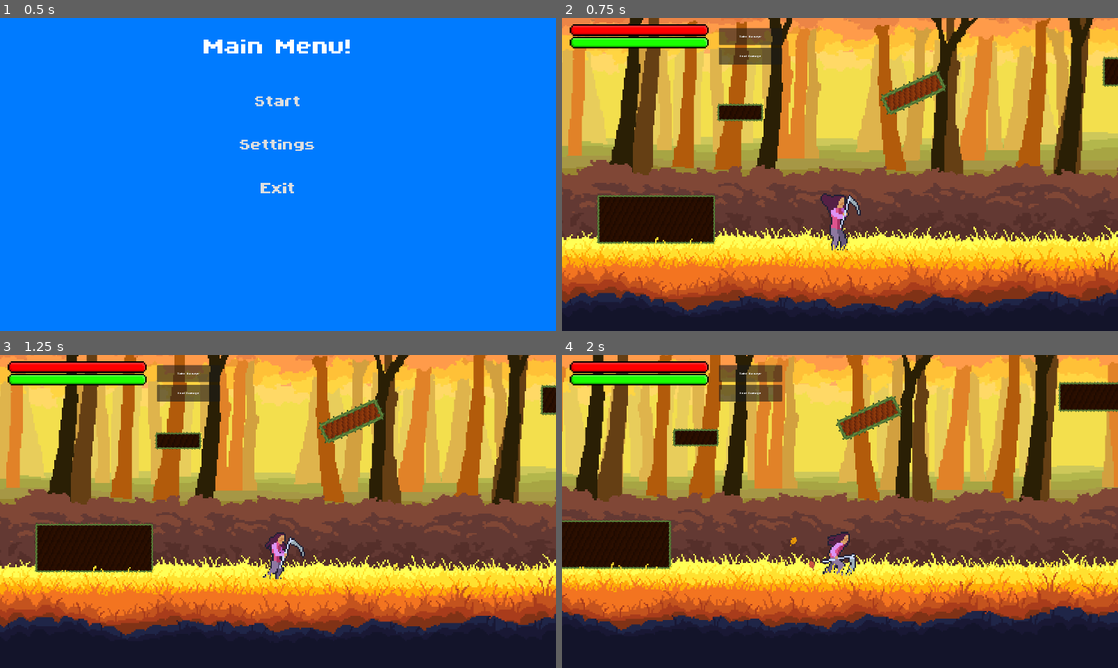
Above: before the commit, frames 1-4 (two rows, left to right).
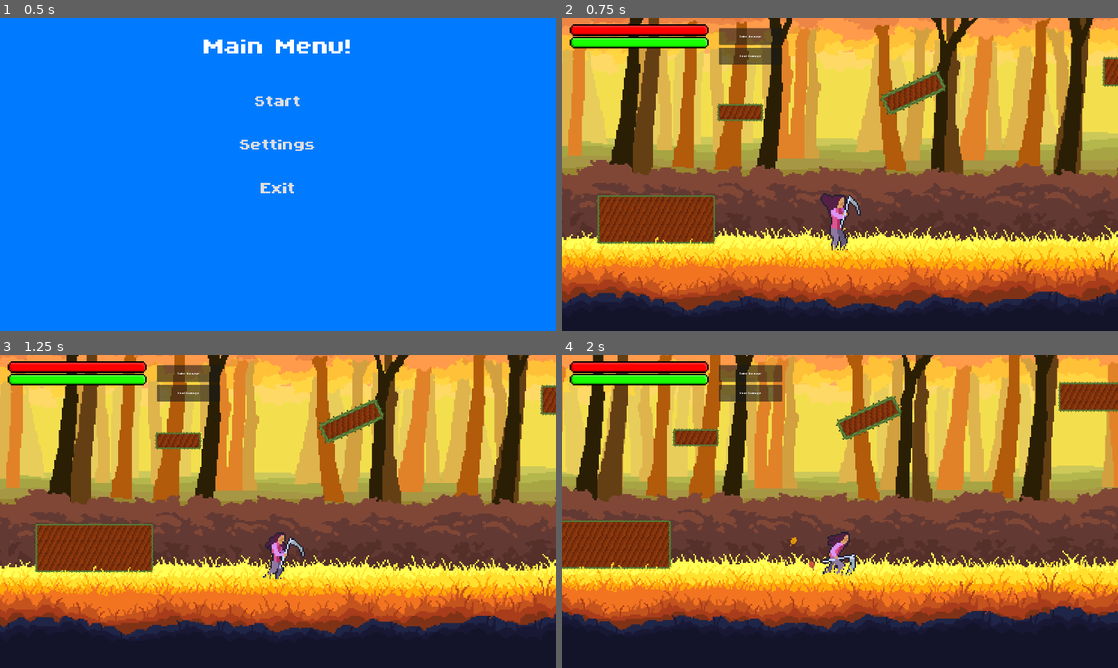
Above: after the commit, the same moments.

Repository: LordRevan36/software_development_platformer
Game: Godot game, scene res://Levels/MainMenu/Menus.tscn
The game is run twice, just before and just after one commit, with the same random seed, the same clock (stepped at 60 frames per second) and the same inputs.
Inputs (mouse positions are in pixels of both pictures, inside the frame that each line leads up to):
- Up to frame 1 (0.5 s): no input
- Up to frame 2 (0.75 s): click "Start" at 0.5 s
- Up to frame 3 (1.25 s): no input
- Up to frame 4 (2 s): move the mouse to (962, 495) at 1.27 s; hold D (Right) from 1.28 s (still down); tap X (Attack 1) at 1.35 s

Frame 1 is identical in both runs. In frame 2, 3.5% of the frame differs, in the area x 6-100%, y 13-72%; in frame 3, 3.5%; in frame 4, 3.9%, in the area x 0-100%, y 9-68%.

Commit message:
platform color update
updated platform body texture color

Diff:
--- a/software-development-platformer/Props/Platform/platform.tscn
+++ b/software-development-platformer/Props/Platform/platform.tscn
@@ -20,7 +20,7 @@
 [node name="Polygon2D" type="Polygon2D" parent="." unique_id=1861125354]
 texture_filter = 1
 texture_repeat = 2
-color = Color(0.30497152, 0.18106371, 2.4065375e-08, 1)
+color = Color(1, 0.6627451, 0.2, 1)
 texture = ExtResource("3_17he2")
 polygon = PackedVector2Array(-178, -22, 178, -22, 178, 22, -178, 22)
 
